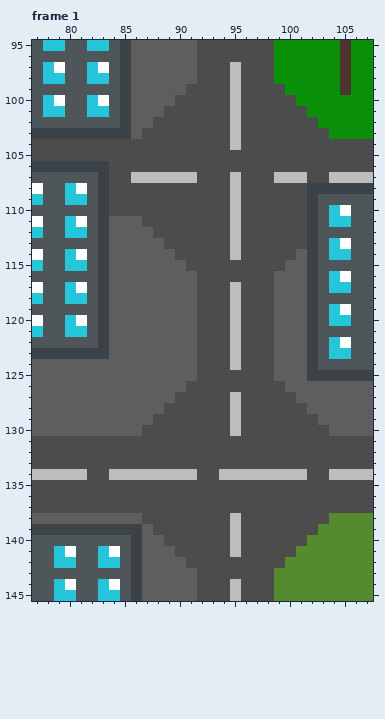
One commit to this pixel-art file: Sprite-0002.aseprite. The picture above is the old version.
300x150 pixels, 3 frames. Colours within 5 levels of each other are drawn and written as one. Shown: frame 1: x 77..107, y 95..145. The commit also changed other frames or places, which this record leaves out.
Once edited:
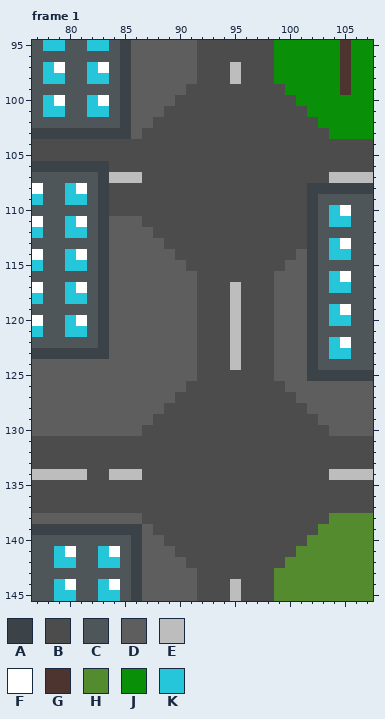
Palette (. is transparent): A #3b4348  B #4c4c4c  C #4e5659  D #5e5e5e  E #bdbdbd  F #ffffff  G #4e342e  H #558b2f  J #0a8f08  K #26c6da
Edits made:
Frame 1:
Colour B replaces colour E in rows 99 to 104 at x 95; in row 107 at x 87 to 91, 95 and 99 to 101; in rows 108 to 114 at x 95; in rows 127 to 130 at x 95; in row 134 at x 87 to 91 and 94 to 101; in rows 138 to 141 at x 95.
Colour E replaces colour B in row 107 at x 84 to 85.
